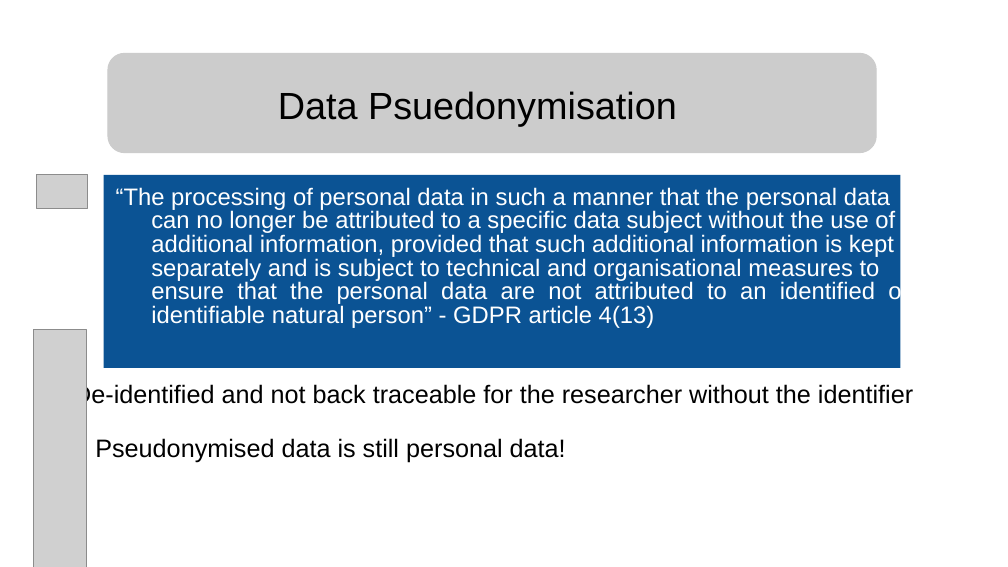
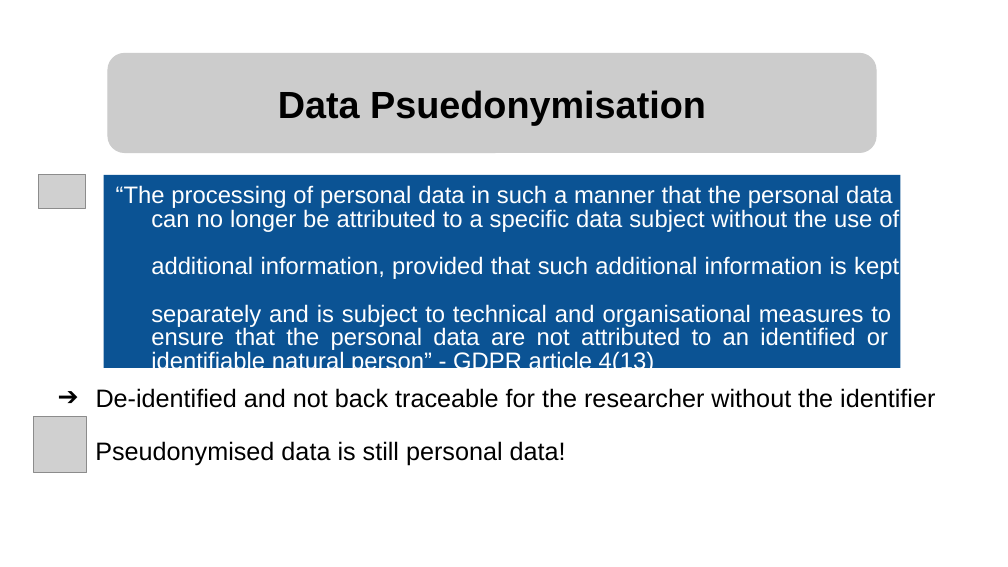
Before and after one commit to ELIXIR-Norway-Training/DMP-writing-workshop, a slide deck: slide 17 of 04_GDPR.odp (slide 16 before the commit). Drawn at 1008x567 pixels with LibreOffice and Linux fonts; fonts in the diff are those of the drawing; grey boxes stand for pictures. Boxes give left, top, right and bottom in pixels: in the first picture for what was removed or moved away, otherwise in the second. Text is boxed around its words. In the diff, an @@ line names an element or a change of style, - is before the commit and + after.

```diff
--- a/04_GDPR.odp
+++ b/04_GDPR.odp
@@ rounded rectangle "Data Psuedonymisation": place and size @@
-rounded rectangle "Data Psuedonymisation" at [278, 91, 677, 126]
+rounded rectangle "Data Psuedonymisation" at [108, 53, 876, 152]
@@ rounded rectangle "Data Psuedonymisation" at [108, 53, 876, 152]: bold on; alignment left to centre; vertical alignment top to middle; fill none to #CCCCCC; outline none to #CCCCCC 0.74 pt @@
@@ freeform shape removed at [108, 53, 876, 152] @@
@@ freeform shape removed at [108, 53, 876, 152] @@
@@ freeform shape removed at [104, 175, 900, 368] @@
@@ rectangle added at [104, 175, 900, 368], fill #0B5394, 17 pt, text #FFFFFF @@
+“The processing of personal data in such a manner that the personal data
+can no longer be attributed to a specific data subject without the use of
+additional information, provided that such additional information is kept
+separately and is subject to technical and organisational measures to
+ensure that the personal data are not attributed to an identified or
+identifiable natural person” - GDPR article 4(13)
@@ text removed at [116, 187, 890, 211] @@
-“The processing of personal data in such a manner that the personal data
@@ text removed at [151, 209, 895, 233] @@
-can no longer be attributed to a specific data subject without the use of
@@ text removed at [151, 234, 894, 257] @@
-additional information, provided that such additional information is kept
@@ text removed at [151, 258, 880, 282] @@
-separately and is subject to technical and organisational measures to
@@ text removed at [151, 280, 909, 305] @@
-ensure that the personal data are not attributed to an identified or
@@ text removed at [151, 305, 655, 328] @@
-identifiable natural person” - GDPR article 4(13)
@@ text at [96, 388, 935, 408]: text changed @@
-➔ De-identified and not back traceable for the researcher without the identifier
+➔ De-identified and not back traceable for the researcher without the identifier
@@ picture: place and size @@
-picture at [33, 330, 87, 567]
+picture at [33, 417, 87, 474]
@@ text "Pseudonymised data is still personal ..." at [95, 441, 566, 466]: line spacing 1 to 1.15; more space between paragraphs @@
```
Also in this commit, not shown: 49 other slides changed, 2 slides added, 1 slide removed, 19 other files.
